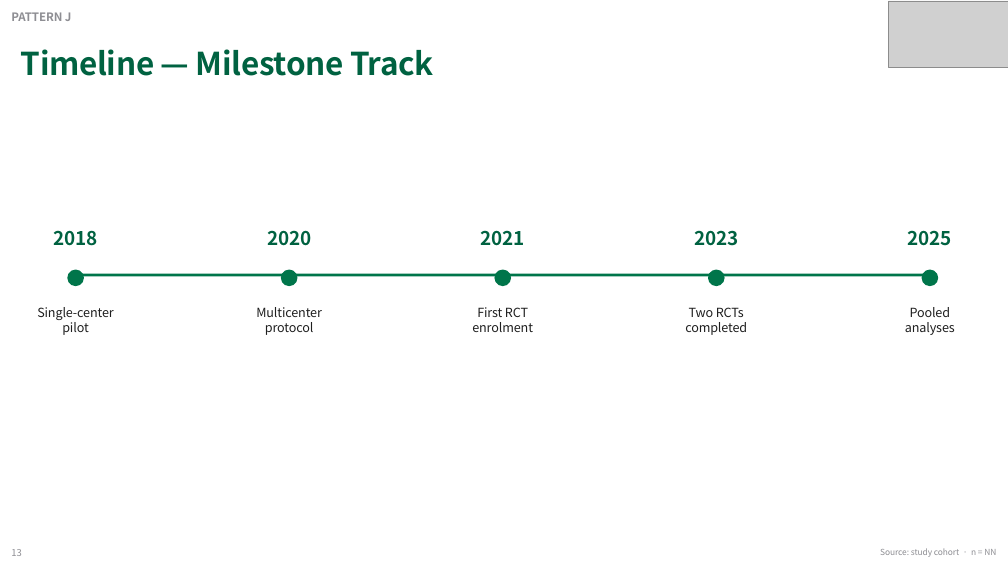
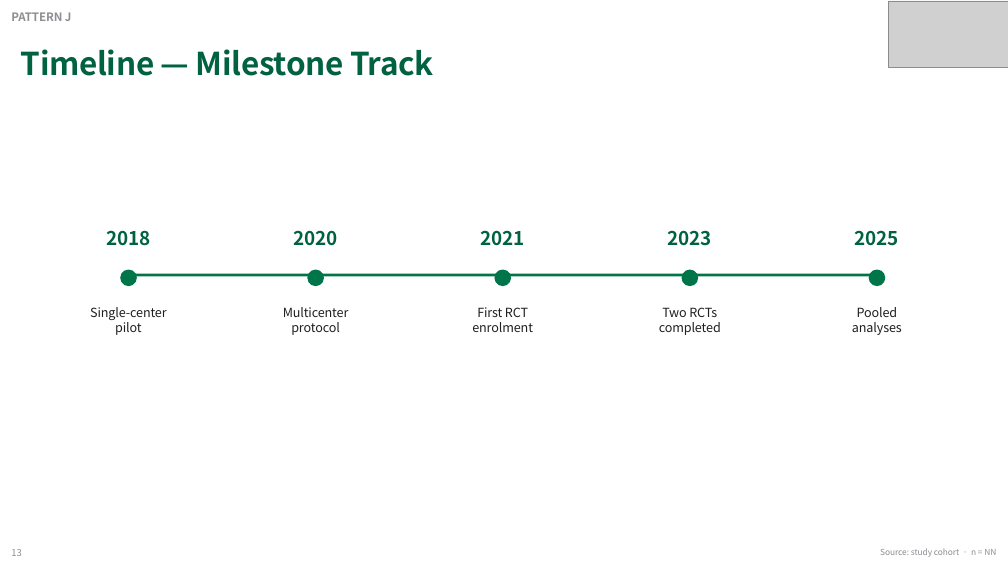
Before and after one commit to grotyx/medical-ppt-design, a slide deck: slide 13 of backbone_slides.pptx. Drawn at 1008x567 pixels with LibreOffice and Linux fonts; fonts in the diff are those of the drawing; grey boxes stand for pictures. Boxes give left, top, right and bottom in pixels: in the first picture for what was removed or moved away, otherwise in the second. Text is boxed around its words. In the diff, an @@ line names an element or a change of style, - is before the commit and + after.

```diff
--- a/backbone_slides.pptx
+++ b/backbone_slides.pptx
@@ 2 texts, 1 ellipse: place and size @@
-2 texts, 1 ellipse at [37, 230, 114, 335]
+2 texts, 1 ellipse at [90, 230, 167, 335]
@@ 2 texts, 1 ellipse: place and size @@
-2 texts, 1 ellipse at [256, 230, 322, 335]
+2 texts, 1 ellipse at [283, 230, 349, 335]
@@ 2 texts, 1 ellipse: place and size @@
-2 texts, 1 ellipse at [685, 230, 747, 335]
+2 texts, 1 ellipse at [659, 230, 721, 335]
@@ 2 texts, 1 ellipse: place and size @@
-2 texts, 1 ellipse at [905, 230, 955, 335]
+2 texts, 1 ellipse at [852, 230, 902, 335]
@@ rectangle: place and size @@
-rectangle at [76, 274, 930, 277]
+rectangle at [129, 274, 877, 277]
```
